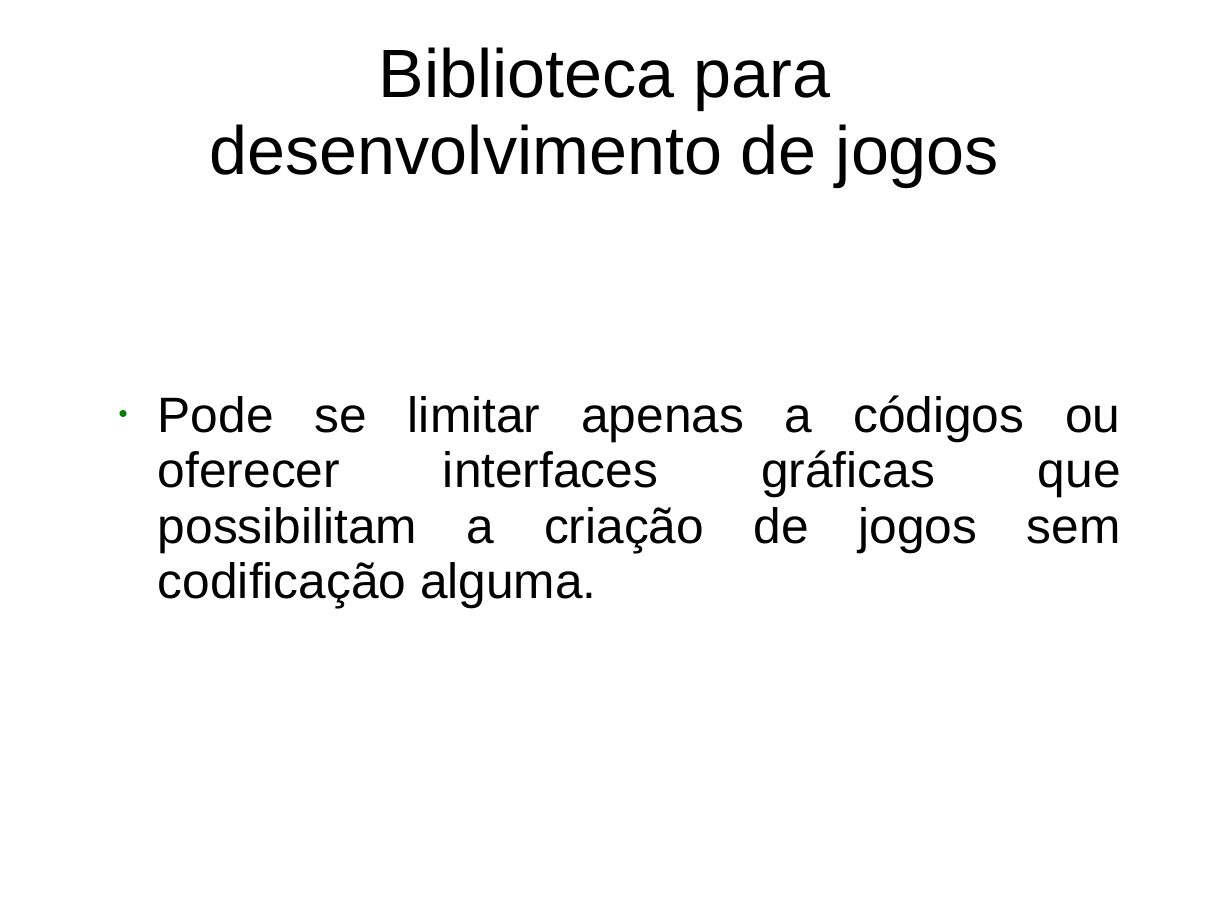
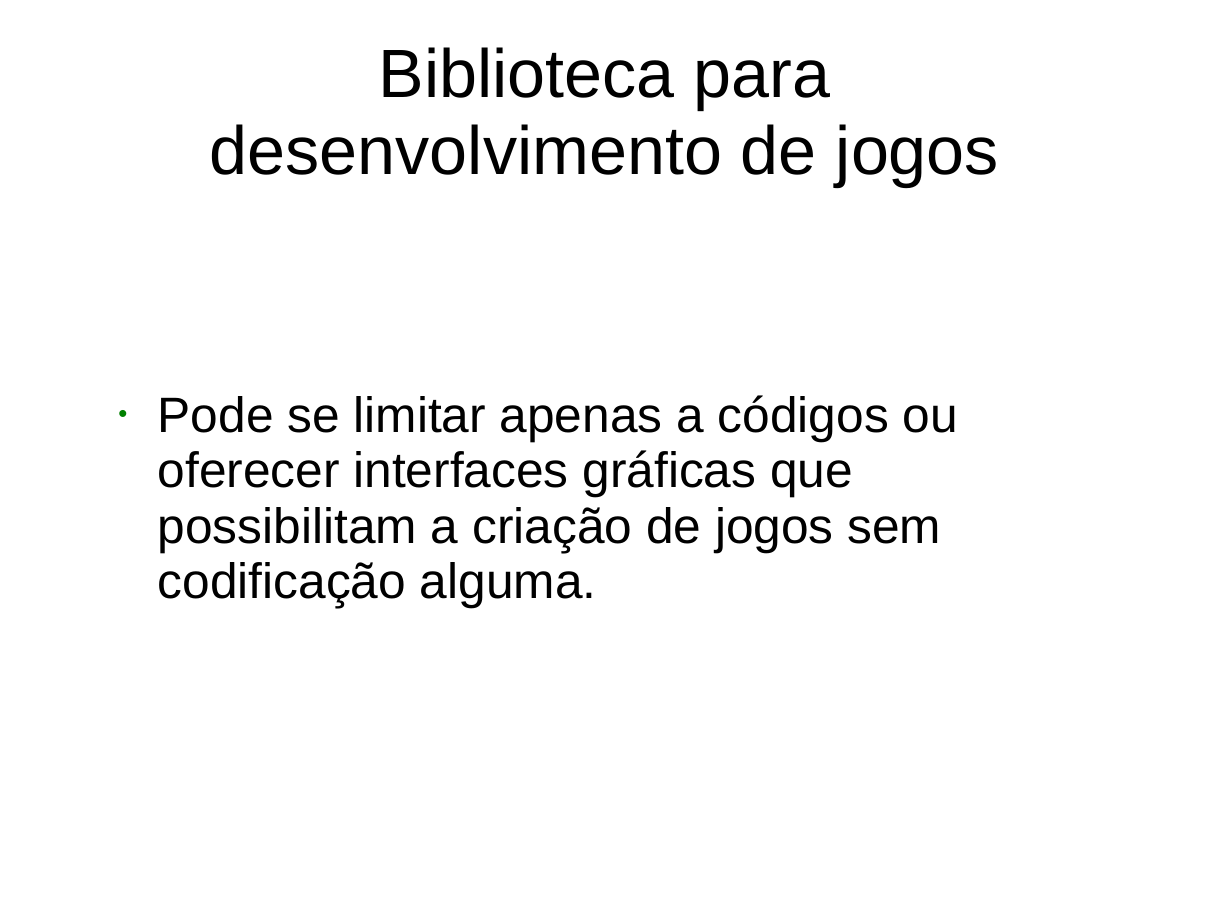
Before and after one commit to mstuttgart/ludic-game-library, a slide deck: slide 5 of Saga_Game_Library_Doc/Apresentacao_TCC/Apresentacao_01.ppt. Drawn at 1232x924 pixels with LibreOffice and Linux fonts; fonts in the diff are those of the drawing; background and template pictures are left out. Boxes give left, top, right and bottom in pixels: in the first picture for what was removed or moved away, otherwise in the second. Text is boxed around its words. In the diff, an @@ line names an element or a change of style, - is before the commit and + after.

```diff
--- a/Saga_Game_Library_Doc/Apresentacao_TCC/Apresentacao_01.ppt
+++ b/Saga_Game_Library_Doc/Apresentacao_TCC/Apresentacao_01.ppt
@@ text "Pode se limitar apenas a ..." at (158, 395, 958, 608): alignment justified to left @@
```
Also in this commit, not shown: 4 other slides changed, 1 slide removed.
